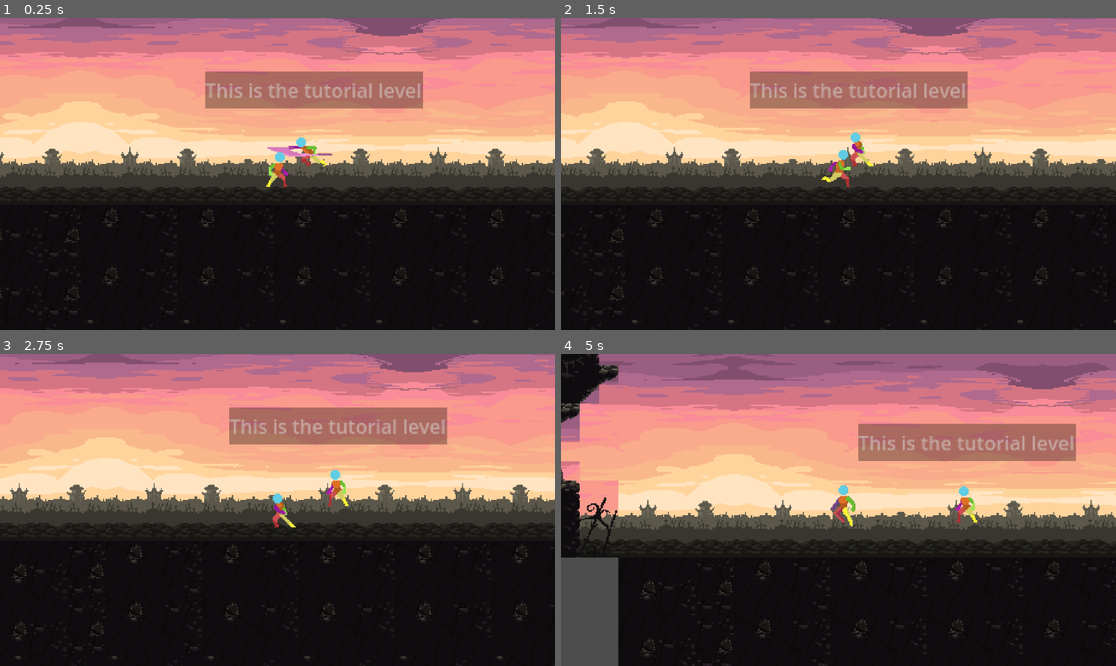
Above: before the commit, frames 1-4 (two rows, left to right).
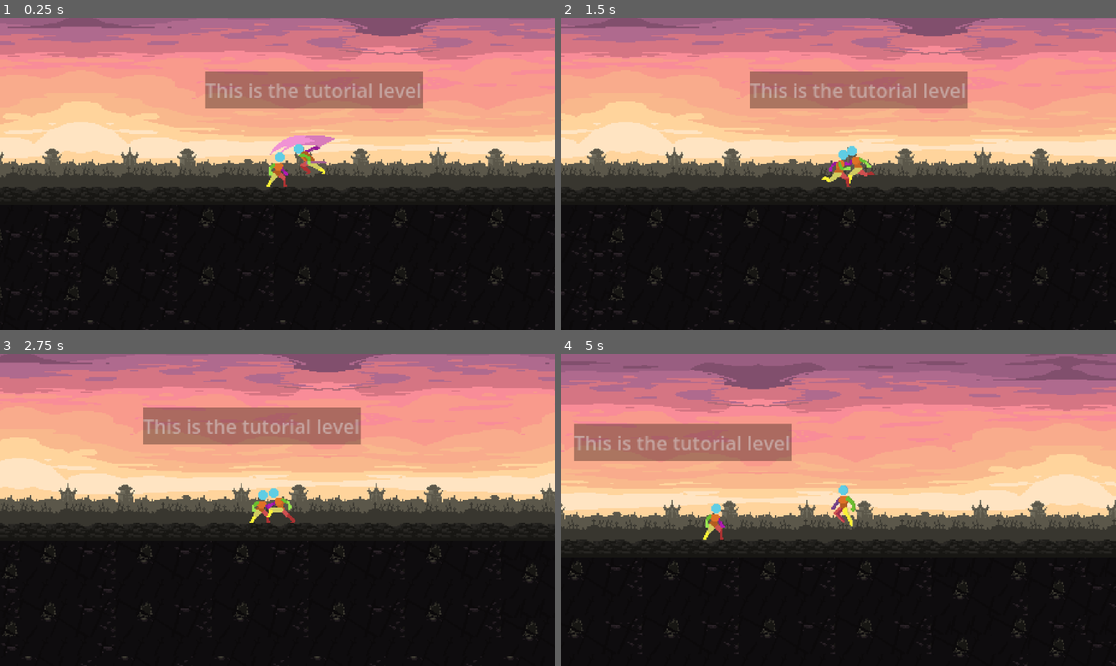
Above: after the commit, the same moments.

Repository: KubaPlay/godotsoulovka
Game: Godot game, scene res://scenes/scene_tutorial.tscn
Two runs of this game, one before a commit and one after it. Both use one fixed random seed, a clock stepped at 60 frames per second and the inputs below.
Inputs:
- Up to frame 1 (0.25 s): no input
- Up to frame 2 (1.5 s): hold D (move_right) from 0.53 s (still down); tap K (attack) at 0.6 s; tap Space (jump) at 0.77 s; tap Shift (dodge) at 1.35 s
- Up to frame 3 (2.75 s): tap Space (jump) at 1.52 s; release D (move_right) at 2.03 s; hold A (move_left) from 2.03 s (still down); tap K (attack) at 2.1 s
- Up to frame 4 (5 s): release A (move_left) at 2.78 s; hold D (move_right) 2.78-4.28 s; tap Shift (dodge) at 2.85, 4.35 s; tap Space (jump) at 3.02, 3.77, 4.52 s; tap K (attack) at 3.6 s; hold A (move_left) from 4.28 s (still down)

The runs differ from the first frame. In frame 1, 0.7% of the frame differs, in the area x 48-61%, y 37-51%; in frame 2, 0.4%; in frame 3, 19%; in frame 4, 31%, in the area x 0-100%, y 0-100%.
Error before the commit: Invalid access to property or key 'current_animation' on a base object of type 'AnimatedSprite2D'. (res://assets/enemy.gd:212)

Commit message:
enemy 0.1 update
fixed bug with Animation player
fixed detect range
fixed attack range
fixed animation

Diff:
--- a/firstgame/assets/enemy.gd
+++ b/firstgame/assets/enemy.gd
@@ -24,7 +24,7 @@
 @onready var attack_range_area: Area2D = $AttackRange # Toto by mělo být Area2D
 @onready var attack_cooldown_timer: Timer = $AttackCooldownTimer # Toto by mělo být Timer
 @onready var enemy_attack_hitbox: Area2D = $EnemyAttackHitbox # Pokud máte, je to Area2D
-@onready var action_anim_player: AnimatedSprite2D = $ActionAnimationPlayer # Toto by mělo být AnimationPlayer
+@onready var action_anim_player: AnimationPlayer = $AnimationPlayer # Toto by mělo být AnimationPlayer
 
 # Stavy pro jednoduchou AI
 enum State { IDLE, CHASING, ATTACKING }
--- a/firstgame/assets/enemy.tscn
+++ b/firstgame/assets/enemy.tscn
@@ -70,45 +70,45 @@
 atlas = ExtResource("3_edavc")
 region = Rect2(240, 0, 48, 45)
 
+[sub_resource type="AtlasTexture" id="AtlasTexture_4lsqg"]
+atlas = ExtResource("4_4lsqg")
+region = Rect2(0, 0, 80, 51)
+
 [sub_resource type="AtlasTexture" id="AtlasTexture_edavc"]
 atlas = ExtResource("4_4lsqg")
-region = Rect2(0, 0, 80, 64)
+region = Rect2(80, 0, 80, 51)
 
 [sub_resource type="AtlasTexture" id="AtlasTexture_icab4"]
 atlas = ExtResource("4_4lsqg")
-region = Rect2(80, 0, 80, 64)
+region = Rect2(160, 0, 80, 51)
 
 [sub_resource type="AtlasTexture" id="AtlasTexture_npimb"]
 atlas = ExtResource("4_4lsqg")
-region = Rect2(160, 0, 80, 64)
+region = Rect2(240, 0, 80, 51)
 
 [sub_resource type="AtlasTexture" id="AtlasTexture_b3050"]
 atlas = ExtResource("4_4lsqg")
-region = Rect2(240, 0, 80, 64)
+region = Rect2(320, 0, 80, 51)
 
 [sub_resource type="AtlasTexture" id="AtlasTexture_fpuwb"]
 atlas = ExtResource("4_4lsqg")
-region = Rect2(320, 0, 80, 64)
+region = Rect2(400, 0, 80, 51)
 
 [sub_resource type="AtlasTexture" id="AtlasTexture_l6p6t"]
 atlas = ExtResource("4_4lsqg")
-region = Rect2(400, 0, 80, 64)
+region = Rect2(480, 0, 80, 51)
 
 [sub_resource type="AtlasTexture" id="AtlasTexture_wfeia"]
 atlas = ExtResource("4_4lsqg")
-region = Rect2(480, 0, 80, 64)
+region = Rect2(560, 0, 80, 51)
 
 [sub_resource type="AtlasTexture" id="AtlasTexture_t5yv0"]
 atlas = ExtResource("4_4lsqg")
-region = Rect2(560, 0, 80, 64)
+region = Rect2(640, 0, 80, 51)
 
 [sub_resource type="AtlasTexture" id="AtlasTexture_fiuo0"]
 atlas = ExtResource("4_4lsqg")
-region = Rect2(640, 0, 80, 64)
-
-[sub_resource type="AtlasTexture" id="AtlasTexture_yvy82"]
-atlas = ExtResource("4_4lsqg")
-region = Rect2(720, 0, 80, 64)
+region = Rect2(720, 0, 80, 51)
 
 [sub_resource type="AtlasTexture" id="AtlasTexture_6kviw"]
 atlas = ExtResource("4_icab4")
@@ -204,6 +204,9 @@
 }, {
 "frames": [{
 "duration": 1.0,
+"texture": SubResource("AtlasTexture_4lsqg")
+}, {
+"duration": 1.0,
 "texture": SubResource("AtlasTexture_edavc")
 }, {
 "duration": 1.0,
@@ -229,13 +232,10 @@
 }, {
 "duration": 1.0,
 "texture": SubResource("AtlasTexture_fiuo0")
-}, {
-"duration": 1.0,
-"texture": SubResource("AtlasTexture_yvy82")
 }],
 "loop": false,
 "name": &"m1",
-"speed": 5.0
+"speed": 10.0
 }, {
 "frames": [{
 "duration": 1.0,
@@ -268,7 +268,10 @@
 }]
 
 [sub_resource type="RectangleShape2D" id="RectangleShape2D_nyjvj"]
-size = Vector2(168, 20)
+size = Vector2(157, 20)
+
+[sub_resource type="RectangleShape2D" id="RectangleShape2D_4lsqg"]
+size = Vector2(48, 20)
 
 [sub_resource type="CapsuleShape2D" id="CapsuleShape2D_2asft"]
 radius = 7.0
@@ -279,20 +282,19 @@
 [node name="ActionAnimationPlayer" type="AnimatedSprite2D" parent="."]
 sprite_frames = SubResource("SpriteFrames_7rrun")
 animation = &"m1"
-frame = 9
 frame_progress = 1.0
 
 [node name="DetectionRange" type="Area2D" parent="."]
 
 [node name="CollisionShape2D" type="CollisionShape2D" parent="DetectionRange"]
-position = Vector2(7, 0)
+position = Vector2(4.5, 0)
 shape = SubResource("RectangleShape2D_nyjvj")
 
 [node name="AttackRange" type="Area2D" parent="."]
 
-[node name="CollisionShape2D" type="CollisionShape2D" parent="AttackRange"]
-position = Vector2(-3.5, 0)
-shape = SubResource("RectangleShape2D_nyjvj")
+[node name="CollisionShape2D2" type="CollisionShape2D" parent="AttackRange"]
+position = Vector2(1, 0)
+shape = SubResource("RectangleShape2D_4lsqg")
 
 [node name="EnemyAttackHitbox" type="Area2D" parent="."]
 
@@ -309,3 +311,5 @@
 scale = Vector2(0.8, 1.7)
 
 [node name="AttackCooldownTimer" type="Timer" parent="."]
+
+[node name="AnimationPlayer" type="AnimationPlayer" parent="."]
Not shown: 1 places in firstgame/assets/enemy.tscn that only renumber resources
Not shown, changed: .DS_Store
